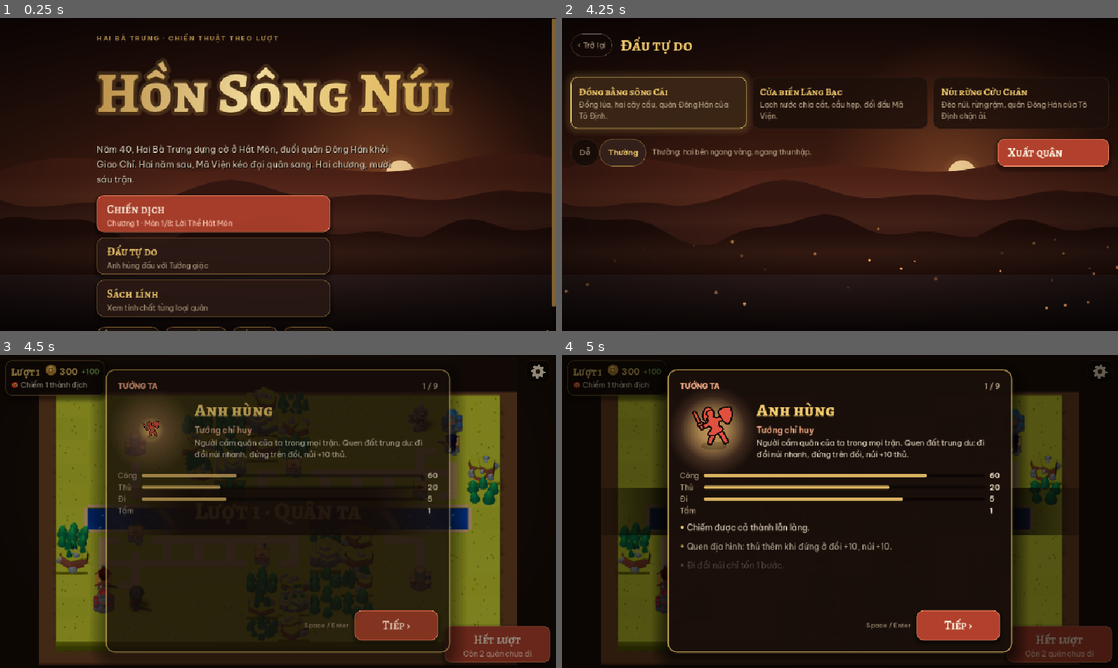
Above: before the commit, frames 1-4 (two rows, left to right).
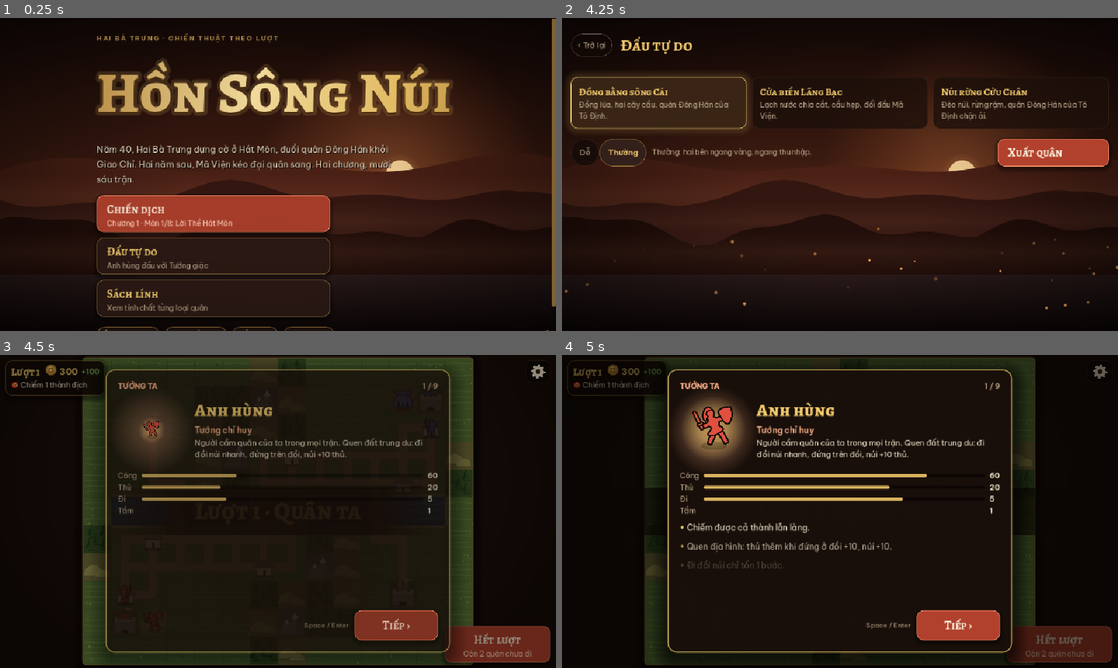
Above: after the commit, the same moments.

Repository: NguyenVanDo51/hon-song-nui
Game: Godot game, scene res://main.tscn
Same seed, same stepped clock (60 frames per second), same inputs: the game is played once before the commit and once after it.
Inputs (mouse positions are in pixels of both pictures, inside the frame that each line leads up to):
- Up to frame 1 (0.25 s): no input
- Up to frame 2 (4.25 s): click (773, 212) at 0.52 s; click "‹ Trở lại" at 1.25 s; click (773, 255) at 2.02 s; click "Dễ" at 2.75 s; click "Thường" at 3.5 s
- Up to frame 3 (4.5 s): click (489, 489) at 4.27 s
- Up to frame 4 (5 s): no input

Frames 1-2 are identical in both runs. In frame 3, 23% of the frame differs, in the area x 7-93%, y 0-100%; in frame 4, 18%.

Commit message:
store: 2D board by default
Co-Authored-By: Claude Opus 5.5 <noreply@anthropic.com>

Diff:
--- a/scripts/ui/store.gd
+++ b/scripts/ui/store.gd
@@ -45,10 +45,10 @@
 static func cycle_battle_mode() -> void:
 	set_battle_mode(BATTLE_MODES[(BATTLE_MODES.find(battle_mode()) + 1) % BATTLE_MODES.size()])
 
-## 3D tabletop board (default) or the flat 2D map; `board3d_flag` (debug flag 3d=1/0) overrides it for one run
+## flat 2D map (default) or the 3D tabletop board; `board3d_flag` (debug flag 3d=1/0) overrides it for one run
 static var board3d_flag := -1
 static func board_3d() -> bool:
-	return bool(get_v("board3d", true)) if board3d_flag < 0 else board3d_flag == 1
+	return bool(get_v("board3d", false)) if board3d_flag < 0 else board3d_flag == 1
 
 static func set_board_3d(on: bool) -> void:
 	board3d_flag = -1
